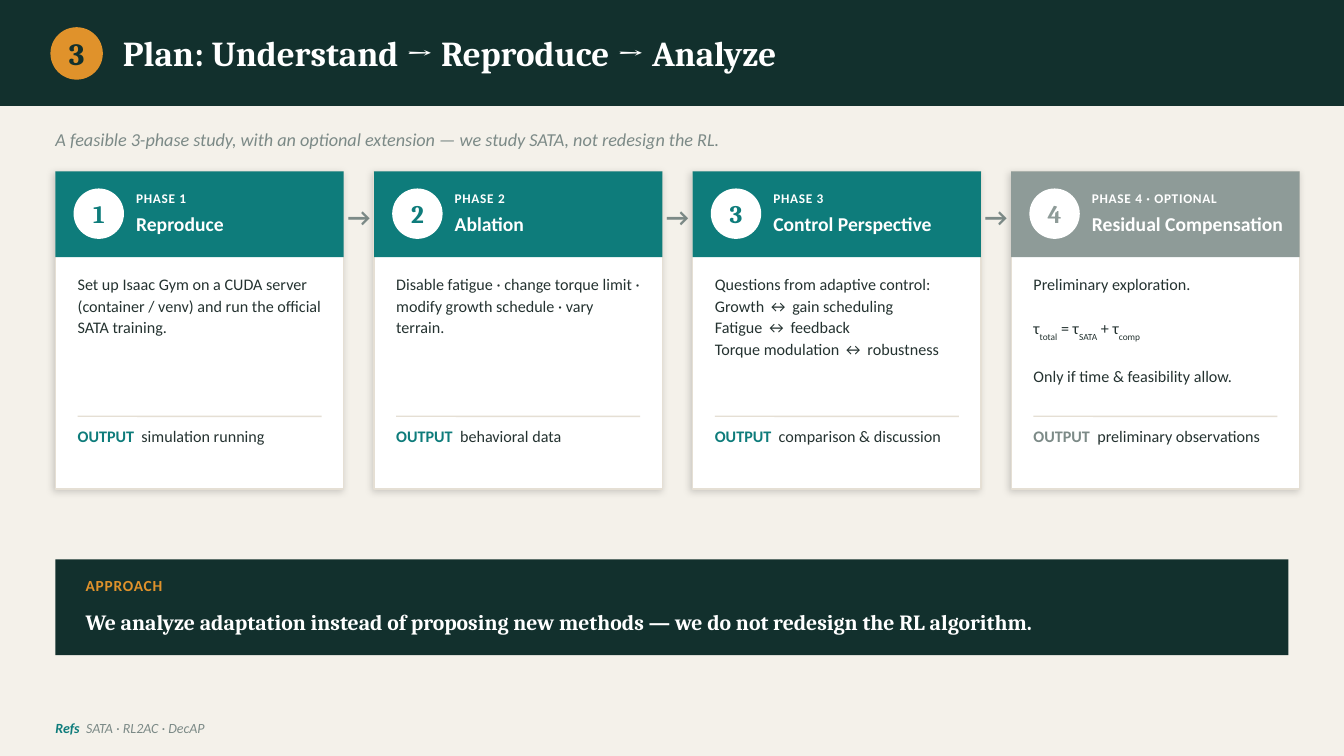
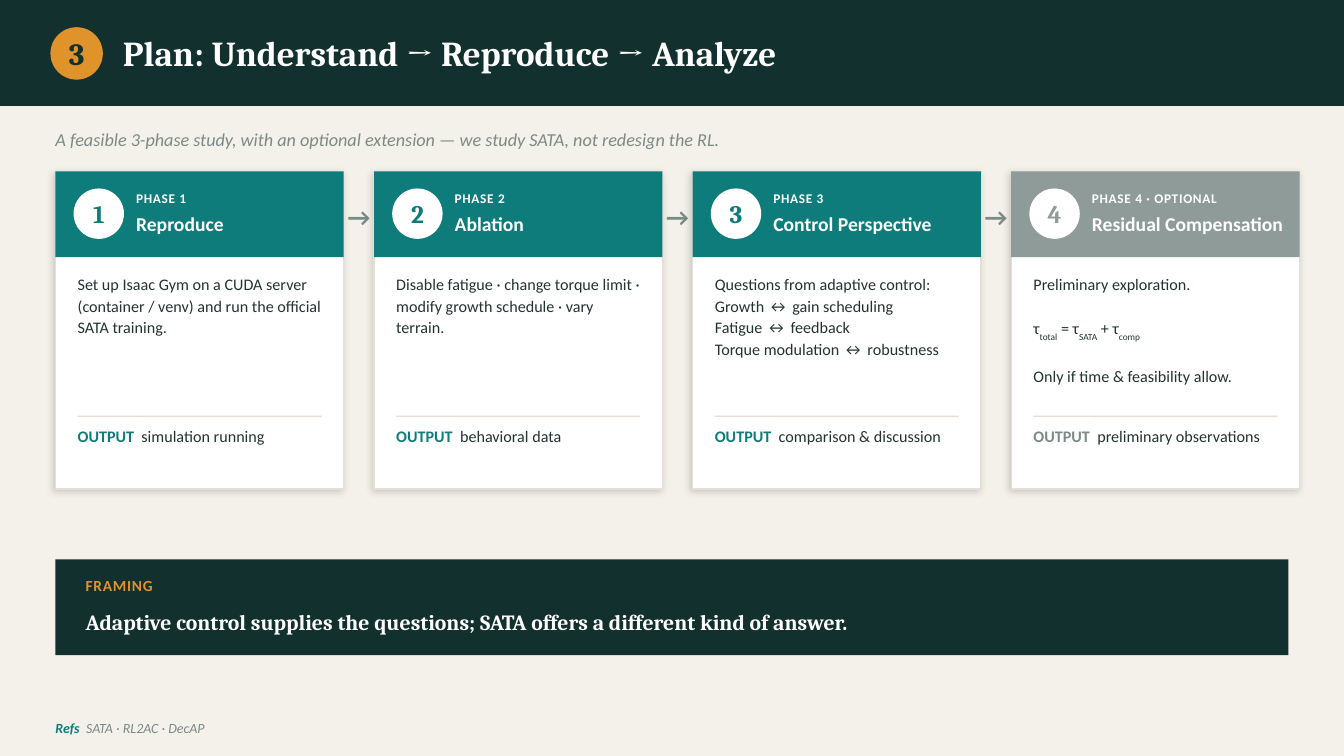
Before and after one commit to Stanley-1013/bio-inspired-adaptive-locomotion, a slide deck: slide 4 of docs/20260525_progress_report_v1.pptx. Drawn at 1344x756 pixels with LibreOffice and Linux fonts; fonts in the diff are those of the drawing. Boxes give left, top, right and bottom in pixels: in the first picture for what was removed or moved away, otherwise in the second. Text is boxed around its words. In the diff, an @@ line names an element or a change of style, - is before the commit and + after.

```diff
--- a/docs/20260525_progress_report_v1.pptx
+++ b/docs/20260525_progress_report_v1.pptx
@@ text at [86, 581, 153, 591]: text changed @@
-APPROACH
+FRAMING
@@ text at [86, 614, 847, 635]: text changed @@
-We analyze adaptation instead of proposing new methods — we do not redesign the RL algorithm.
+Adaptive control supplies the questions; SATA offers a different kind of answer.
```
Also in this commit, not shown: 2 other files.
